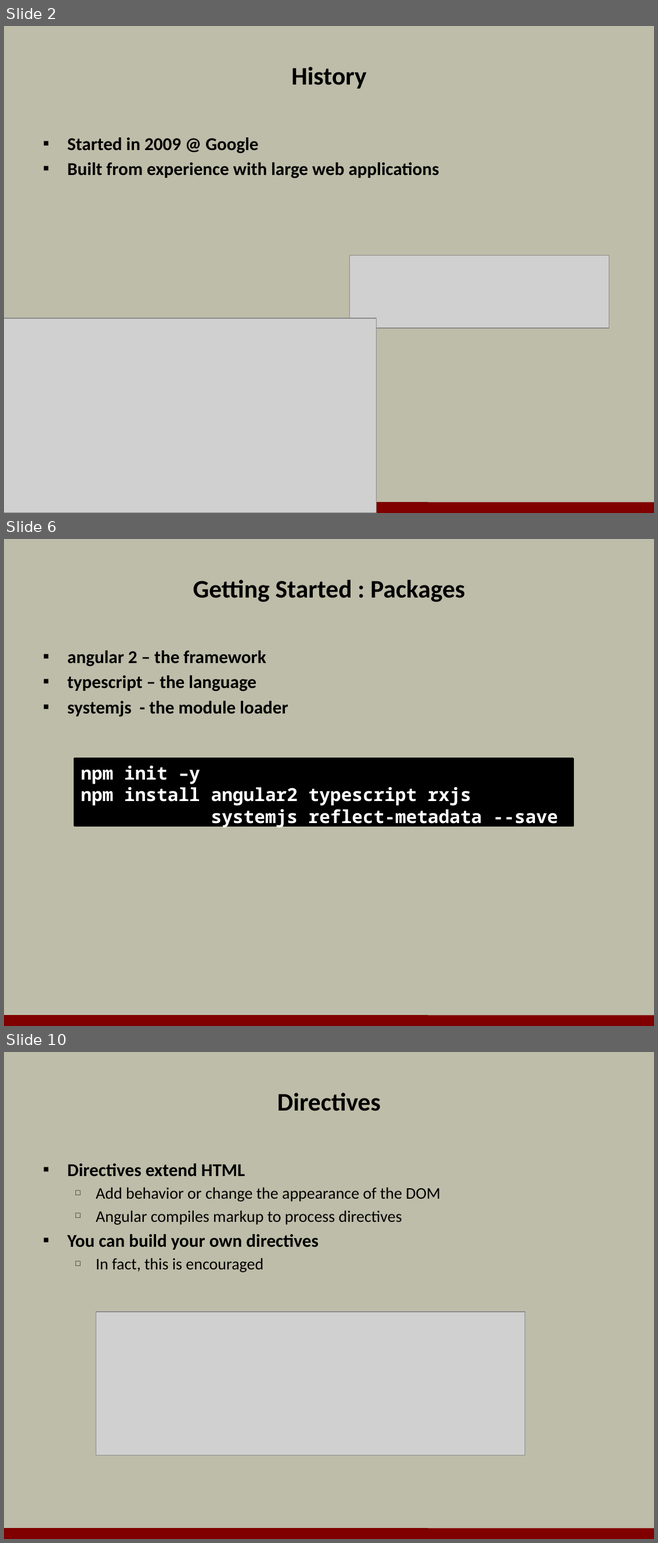
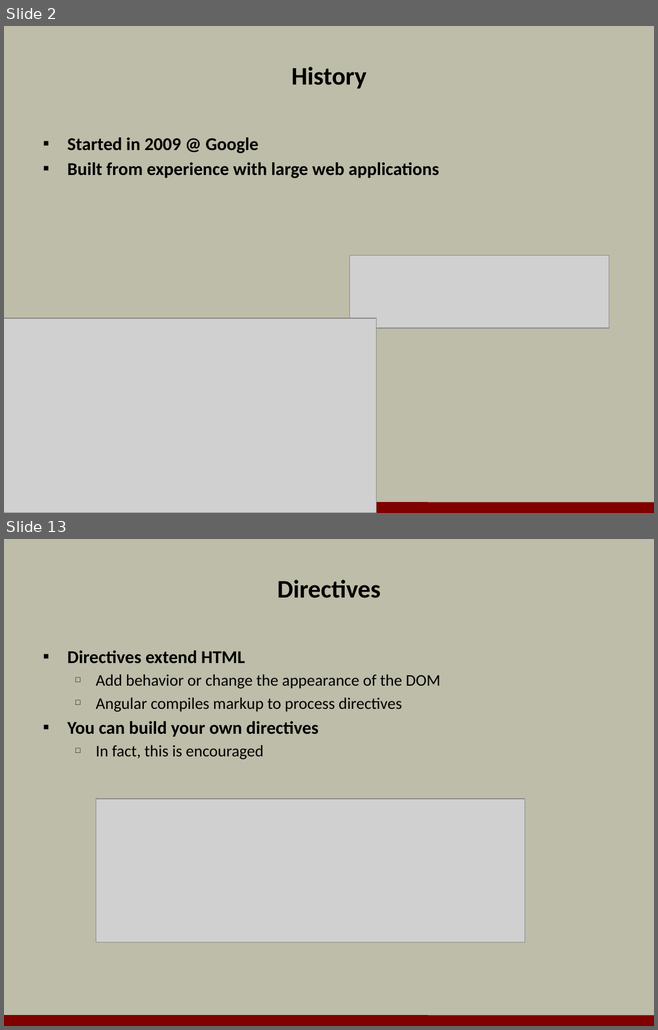
Before and after one commit to OdeToCode/classes, a slide deck: angular2/slides/01_Introduction.pptx. Shown one above the other, each under a label of ours: slides 2, 6 and 10 before the commit, slides 2 and 13 after it; the slides between them are not shown. The pictures are 658x1543 and 658x1030 pixels, drawn with LibreOffice and Linux fonts; fonts in the diff are those of the drawing; grey boxes stand for pictures; background and template pictures are left out. Boxes give left, top, right and bottom in pixels: in the first picture for what was removed or moved away, otherwise in the second. Text is boxed around its words. In the diff, an @@ line names an element or a change of style, - is before the commit and + after.

```diff
--- a/angular2/slides/01_Introduction.pptx
+++ b/angular2/slides/01_Introduction.pptx
@@ slide 6 removed at (4, 539, 654, 1026), background #BDBDA9; not listed: 1 template element that a slide beside it also shows @@
@@ title removed at (193, 580, 465, 602) @@
-Getting Started : Packages
@@ text removed at (67, 650, 288, 717) @@
-▪ angular 2 – the framework
-▪ typescript – the language
-▪ systemjs - the module loader
@@ rectangle removed at (74, 759, 572, 826) @@
-npm init –y
-npm install angular2 typescript rxjs
-systemjs reflect-metadata --save
@@ what was slide 10 is now slide 13 @@
```
Also in this commit, not shown: 6 slides changed, 6 slides added, 3 other slides removed, 1 other file.
